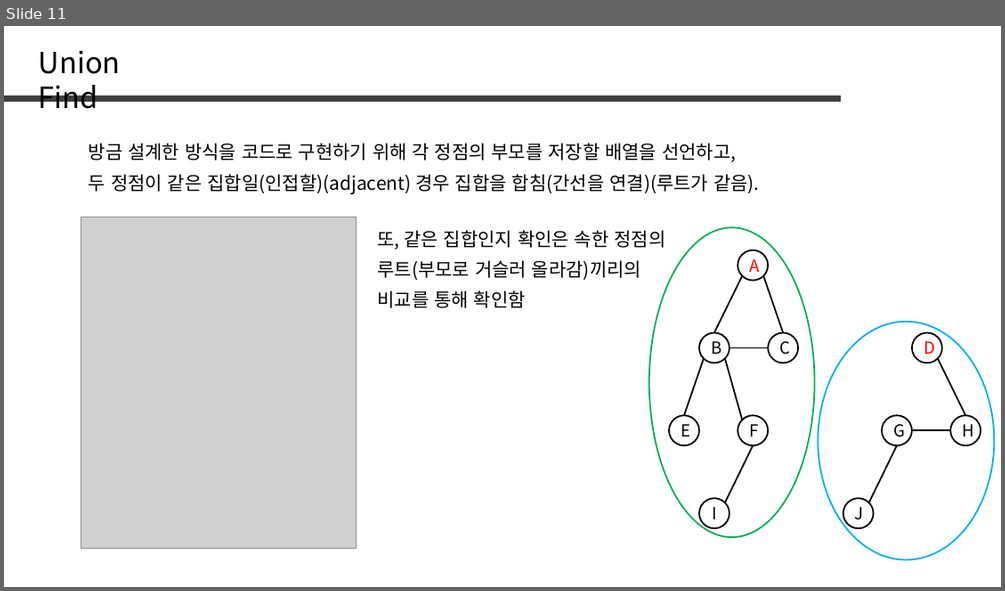
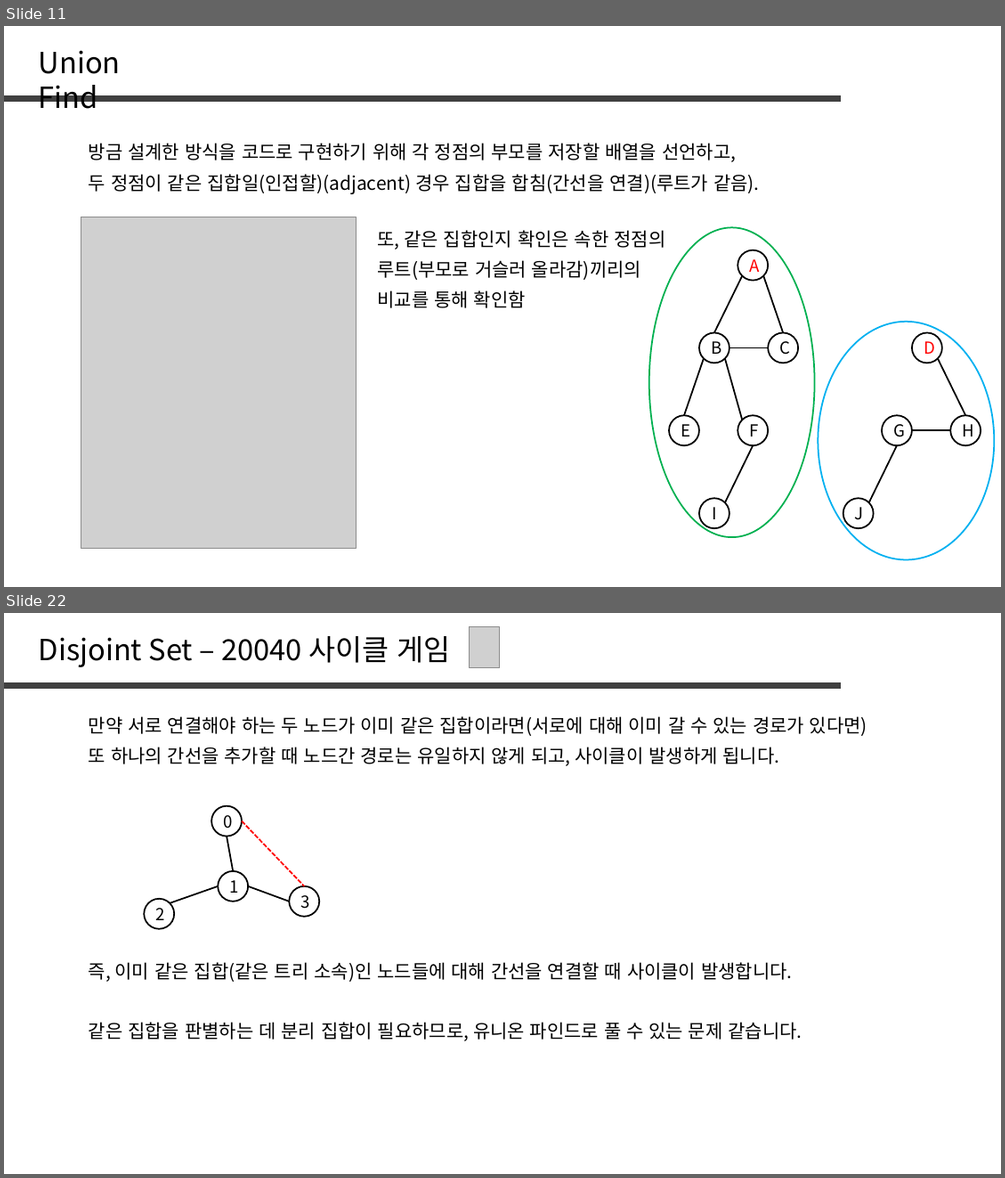
Before and after one commit to jaehoo1/PS-study, a slide deck: study/10_Disjoint Set.pptx. Shown one above the other, each under a label of ours: slide 11 before the commit, slides 11 and 22 after it; the slides between them are not shown. The pictures are 1005x591 and 1005x1178 pixels, drawn with LibreOffice and Linux fonts; fonts in the diff are those of the drawing; grey boxes stand for pictures. Boxes give left, top, right and bottom in pixels: in the first picture for what was removed or moved away, otherwise in the second. Text is boxed around its words. In the diff, an @@ line names an element or a change of style, - is before the commit and + after.

```diff
--- a/study/10_Disjoint Set.pptx
+++ b/study/10_Disjoint Set.pptx
@@ slide 22 added at bbox=[4, 613, 1001, 1174], background #FFFFFF @@
@@ text added at bbox=[39, 636, 450, 667], 28 pt, text #000000 @@
+Disjoint Set – 20040 사이클 게임
@@ picture added at bbox=[469, 627, 500, 668] @@
@@ line added from (4, 686) to (841, 686), #404040 6 pt @@
@@ text added at bbox=[89, 716, 867, 736], 18 pt, text #000000 @@
+만약 서로 연결해야 하는 두 노드가 이미 같은 집합이라면(서로에 대해 이미 갈 수 있는 경로가 있다면)
@@ text added at bbox=[89, 747, 780, 766], 18 pt, text #000000 @@
+또 하나의 간선을 추가할 때 노드간 경로는 유일하지 않게 되고, 사이클이 발생하게 됩니다.
@@ ellipse added at bbox=[212, 806, 242, 835], outline #000000 1.5 pt, 16 pt, text #000000 @@
+0
@@ line added from (242, 821) to (305, 886), #FF0000 1.5 pt dashed @@
@@ line added from (226, 835) to (233, 871), #000000 1.5 pt @@
@@ ellipse added at bbox=[218, 871, 248, 900], outline #000000 1.5 pt, 16 pt, text #000000 @@
+1
@@ ellipse added at bbox=[144, 899, 174, 929], outline #000000 1.5 pt, 16 pt, text #000000 @@
+2
@@ line added from (170, 903) to (218, 886), #000000 1.5 pt @@
@@ line added from (289, 901) to (248, 886), #000000 1.5 pt @@
@@ ellipse added at bbox=[289, 886, 319, 916], outline #000000 1.5 pt, 16 pt, text #000000 @@
+3
@@ text added at bbox=[89, 962, 792, 981], 18 pt, text #000000 @@
+즉, 이미 같은 집합(같은 트리 소속)인 노드들에 대해 간선을 연결할 때 사이클이 발생합니다.
@@ text added at bbox=[89, 1022, 801, 1041], 18 pt, text #000000 @@
+같은 집합을 판별하는 데 분리 집합이 필요하므로, 유니온 파인드로 풀 수 있는 문제 같습니다.
```
Also in this commit, not shown: 1 slide changed, 21 other slides added, 46 slides removed.
